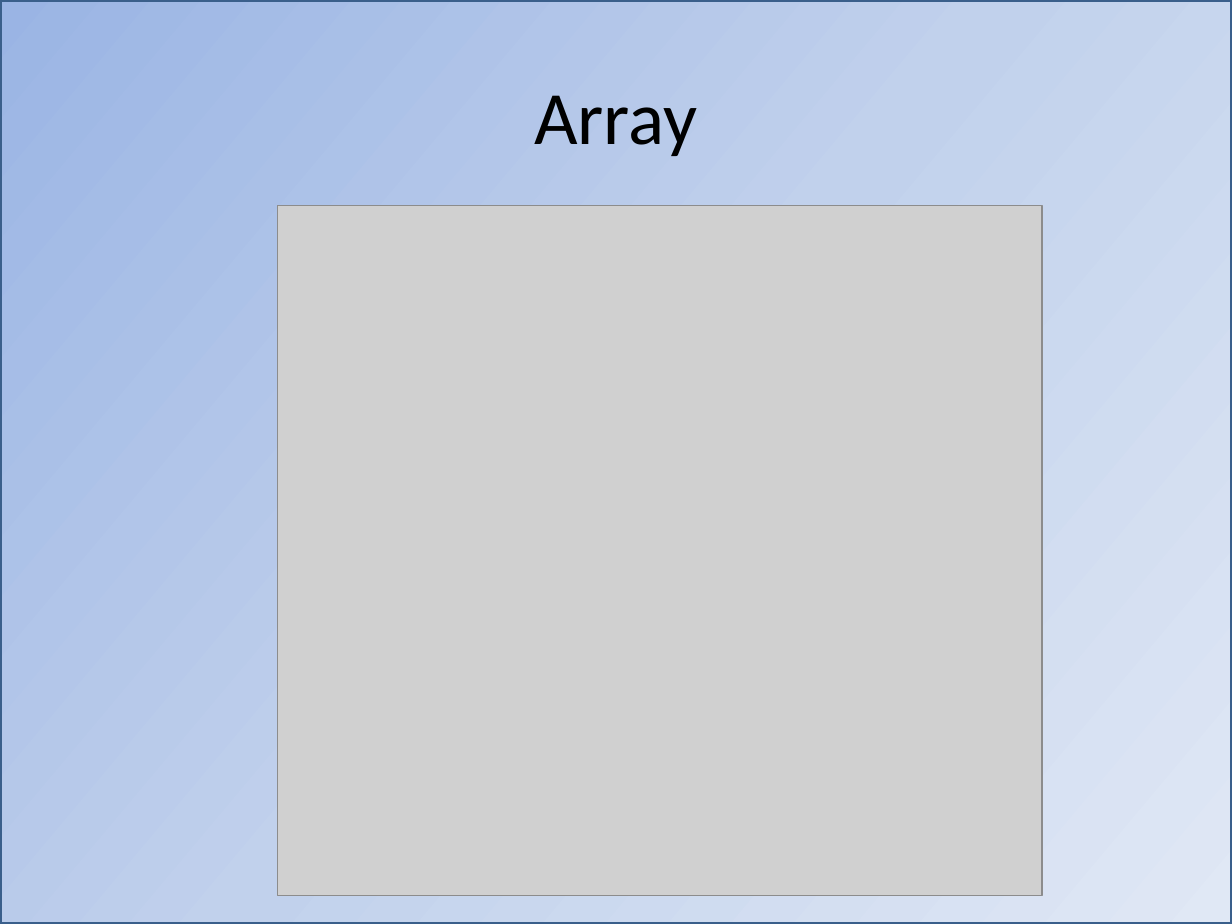
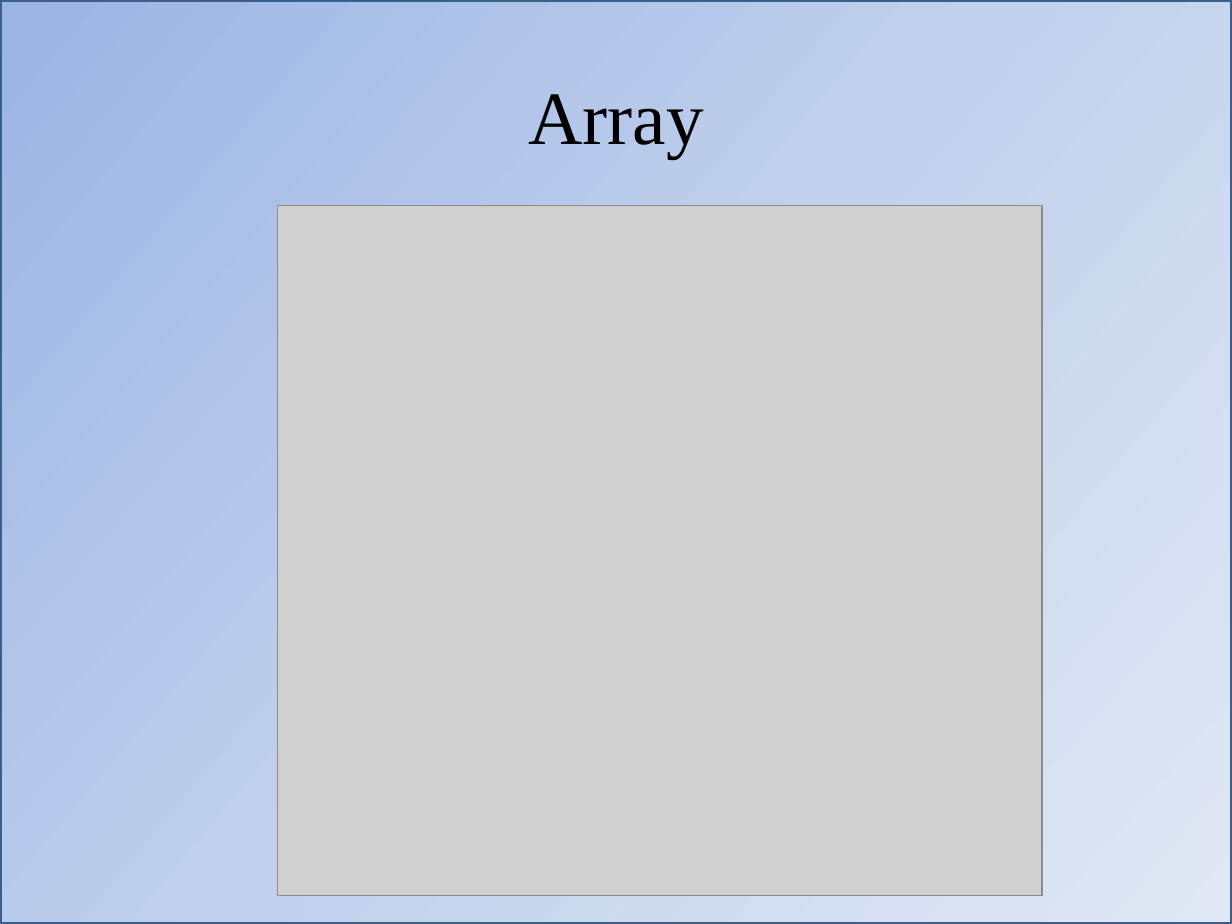
Before and after one commit to blodstone/Pengantar-Algoritma, a slide deck: slide 20 of Presentasi/Pertemuan 4 Perulangan (Looping).pptx. Drawn at 1232x924 pixels with LibreOffice and Linux fonts; fonts in the diff are those of the drawing; grey boxes stand for pictures. Boxes give left, top, right and bottom in pixels: in the first picture for what was removed or moved away, otherwise in the second. Text is boxed around its words. In the diff, an @@ line names an element or a change of style, - is before the commit and + after.

```diff
--- a/Presentasi/Pertemuan 4 Perulangan (Looping).pptx
+++ b/Presentasi/Pertemuan 4 Perulangan (Looping).pptx
@@ title "Array" at <box>528,94,704,158</box>: font Calibri to Times New Roman @@
```
Also in this commit, not shown: 4 other slides changed, 6 slides added, 3 other files.
